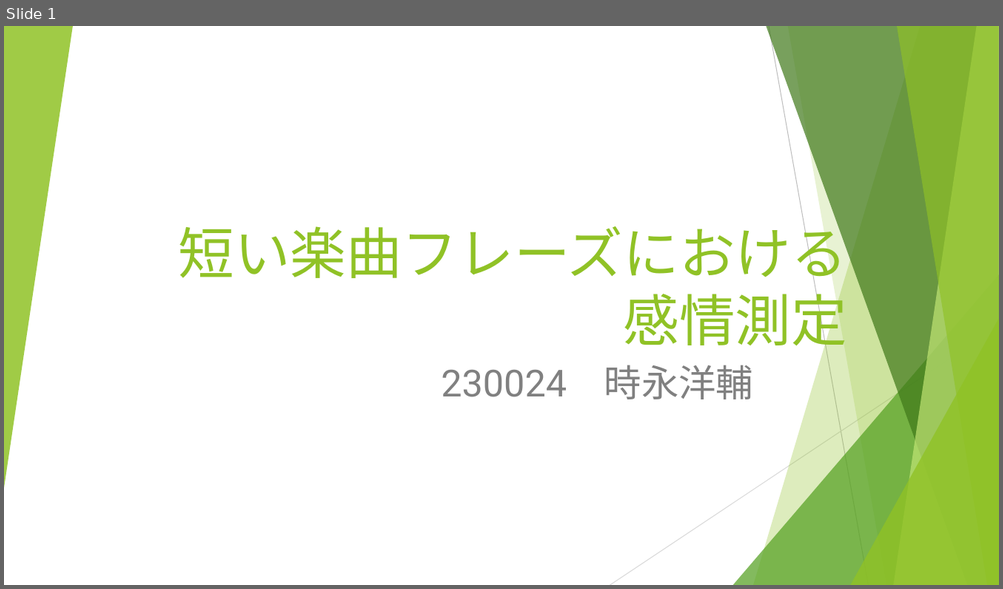
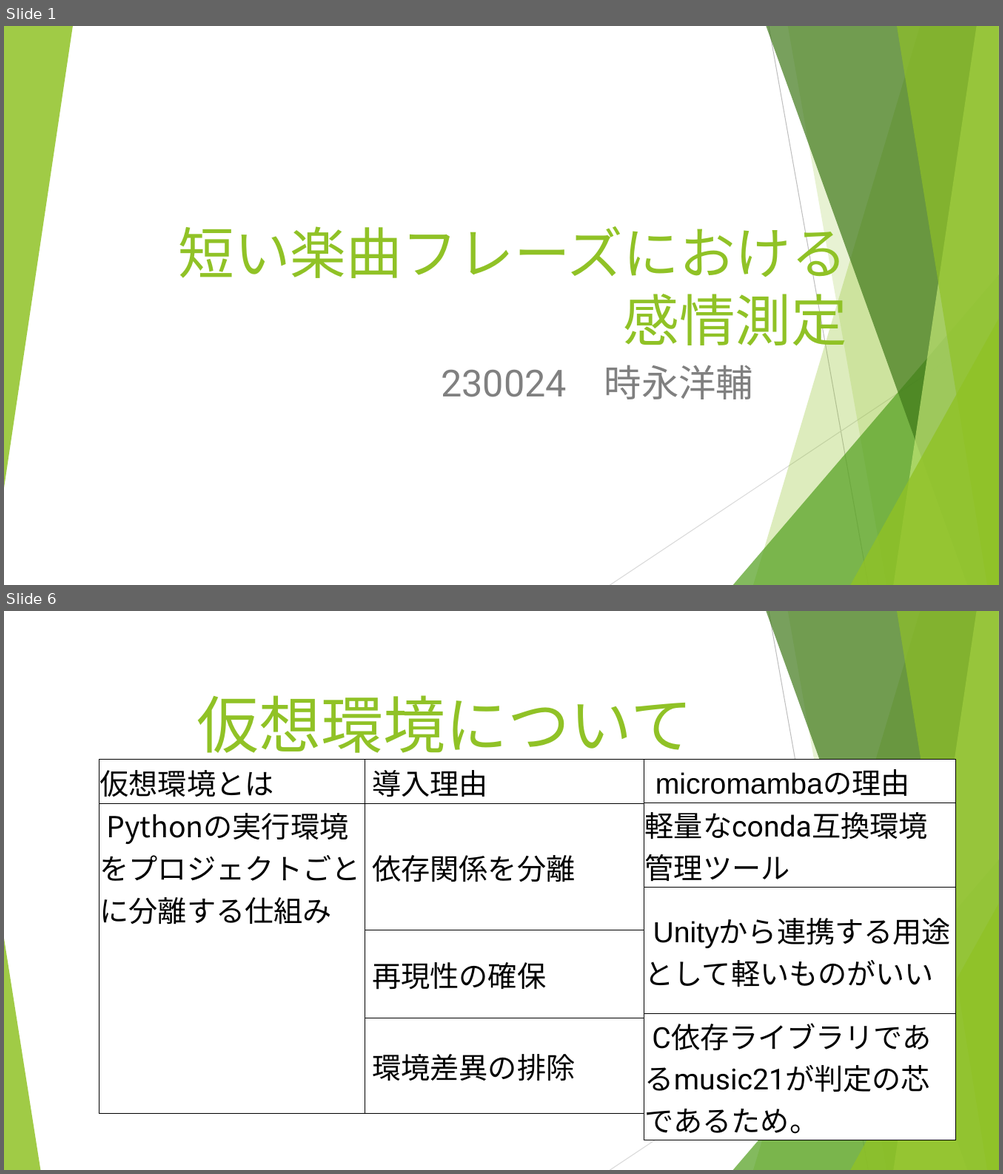
Before and after one commit to and12cant-ctrl/Music_Map_Exp, a slide deck: 発表用/発表用スライド.pptx. Shown one above the other, each under a label of ours: slide 1 before the commit, slides 1 and 6 after it; the slides between them are not shown. The pictures are 1003x589 and 1003x1174 pixels, drawn with LibreOffice and Linux fonts; fonts in the diff are those of the drawing. Boxes give left, top, right and bottom in pixels: in the first picture for what was removed or moved away, otherwise in the second. Text is boxed around its words. In the diff, an @@ line names an element or a change of style, - is before the commit and + after.

```diff
--- a/発表用/発表用スライド.pptx
+++ b/発表用/発表用スライド.pptx
@@ slide 6 added at (x1=4, y1=611, x2=999, y2=1170), background #FFFFFF; not listed: 9 template elements that a slide beside it also shows @@
@@ title added at (x1=197, y1=695, x2=693, y2=763), 60 pt, text #90C226 @@
+仮想環境について
@@ table added at (x1=99, y1=760, x2=644, y2=1093), 4 rows, 2 columns @@
+仮想環境とは | 導入理由
+Pythonの実行環境をプロジェクトごとに分離する仕組み | 依存関係を分離
+ | 再現性の確保
+ | 環境差異の排除
@@ table added at (x1=644, y1=760, x2=956, y2=1137), 4 rows, 1 columns @@
+micromambaの理由
+軽量なconda互換環境 / 管理ツール
+Unityから連携する用途として軽いものがいい
+C依存ライブラリであるmusic21が判定の芯であるため。
@@ triangle added at (x1=4, y1=939, x2=40, y2=1170), fill #90C226 at 85% opacity @@
```
Also in this commit, not shown: 4 slides changed, 8 other slides added, 5 slides removed, 2 other files.
